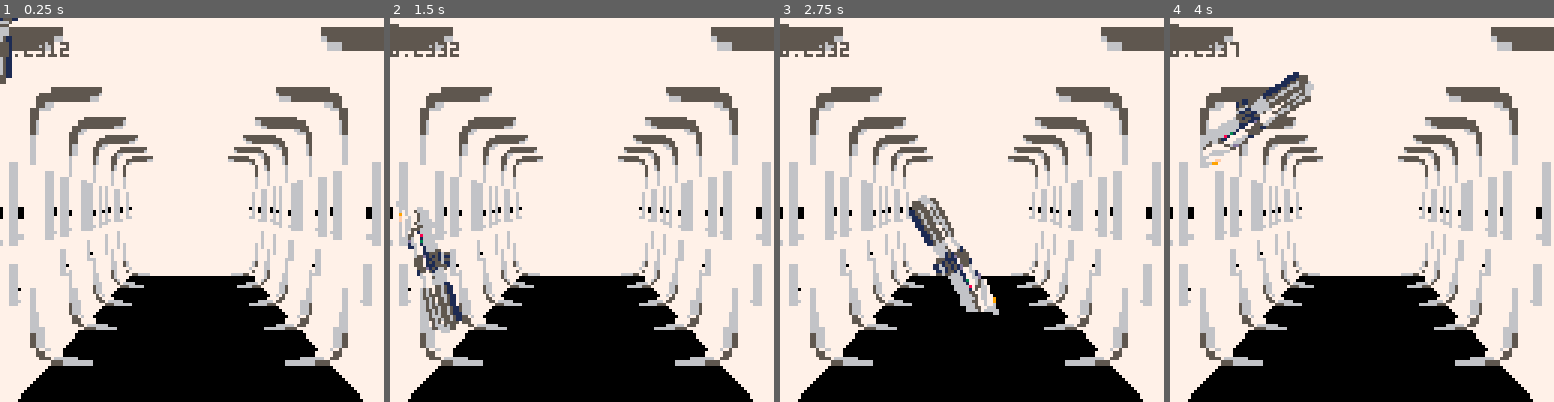
Above: before the commit, frames 1-4 (left to right).
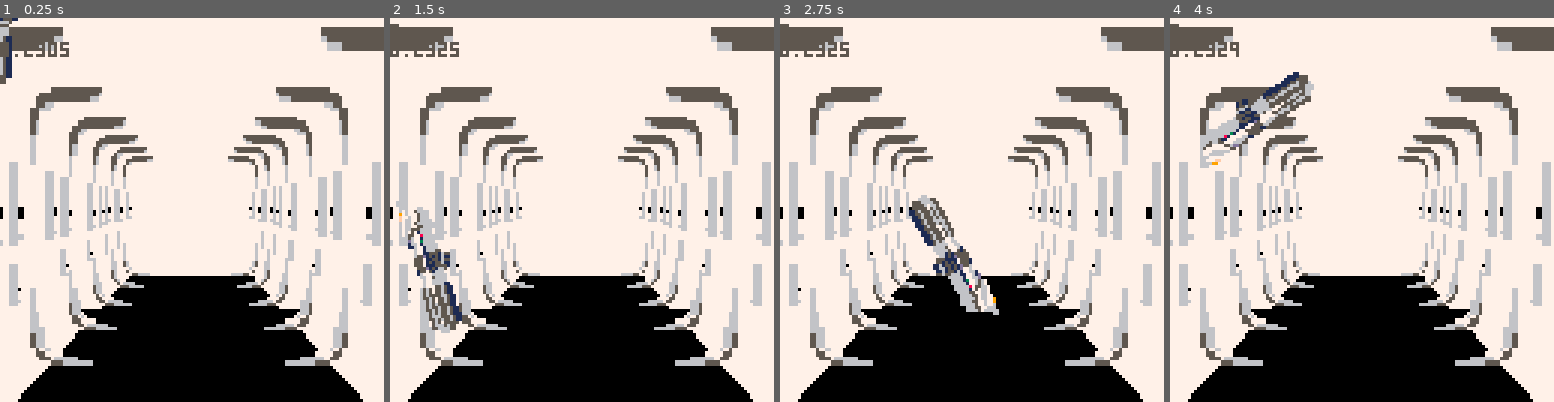
Above: after the commit, the same moments.

Repository: Chovin/Litghtsaber
Game: PICO-8 cartridge litghtsaber.p8
Two runs of this game, one before a commit and one after it. Both use one fixed random seed, a clock stepped at 60 frames per second and the inputs below.
Inputs (mouse positions are in pixels of both pictures, inside the frame that each line leads up to):
- Up to frame 1 (0.25 s): no input
- Up to frame 2 (1.5 s): tap X (X key) at 0.33, 1.07 s; click (670, 121) at 0.67 s; tap O (Z key) at 0.7 s; click (436, 267) at 1.22 s
- Up to frame 3 (2.75 s): hold Right 1.6-2.1 s; tap O (Z key) at 1.7, 2.1, 2.5 s; click (887, 114) at 1.77 s; tap X (X key) at 1.85 s; hold Up 2.15-2.42 s; click (952, 259) at 2.32 s; hold Right from 2.47 s (still down)
- Up to frame 4 (4 s): click (1404, 106) at 2.87 s; tap O (Z key) at 2.9, 3.3, 3.7 s; tap X (X key) at 2.97 s; release Right at 3.03 s; hold Left 3.08-3.58 s; click (1465, 256) at 3.42 s; hold Down 3.63-3.97 s; click (1231, 102) at 3.97 s

The runs differ from the first frame. In frame 1, 0.6% of the frame differs, in the area x 12-79%, y 6-79%; in frame 2, 0.6%; in frame 3, 0.6%; in frame 4, 0.6%.

Commit message:
corridors

Diff:
--- a/litghtsaber.p8
+++ b/litghtsaber.p8
@@ -149,6 +149,10 @@
   rectfill(sx-(y-(127-sy))*.9+11,y-1,
             127-(sx-(y-(127-sy))*.9+11),y-1,0)
  end
+ local corx1 = 24
+ local corx2 = 34
+ rectfill(corx1,100,corx2,97,0) -- left corridoor
+ rectfill(127-corx1,100,127-corx2,97,0) -- right corridoor
  pal(3,0)
  for z=0, 1.5, 1/(posts*3) do
   local px = (sx-64)/z + 64
@@ -183,25 +187,27 @@
          pxwr,pywr,
          true)
   else
-   sspr(43,0, --left
-         3,16,
-         px,-8/z + 64,
-         (px+3)/z - px/z,8/z - -8/z)
-   sspr(43,0, --left
-         3,16,
-         (127-px)-1,-8/z + 64,
-         ((127-px)+3)/z - (127-px)/z,8/z - -8/z,
-         true)
-   if z%(1/posts)>.5/posts then
+   if px < corx1 or px > 28 then
     sspr(43,0, --left
-      3,16,
-      px,10/z + 64,
-      (px+2.5)/z - px/z,18/z - 10/z)
-    local fr = z%(2/posts)>1/posts and 3 or 0
-    sspr(40+fr,0, --left
-      3,16,
-      (127-px)+1,10/z + 64,
-      ((127-px)-2)/z - (127-px)/z,18/z - 10/z)
+          3,16,
+          px,-8/z + 64,
+          (px+3)/z - px/z,8/z - -8/z)
+    sspr(43,0, --left
+          3,16,
+          (127-px)-1,-8/z + 64,
+          ((127-px)+3)/z - (127-px)/z,8/z - -8/z,
+          true)
+    if z%(1/posts)>.5/posts then
+     sspr(43,0, --left
+       3,16,
+       px,10/z + 64,
+       (px+2.5)/z - px/z,18/z - 10/z)
+     local fr = z%(2/posts)>1/posts and 3 or 0
+     sspr(40+fr,0, --left
+       3,16,
+       (127-px)+1,10/z + 64,
+       ((127-px)-2)/z - (127-px)/z,18/z - 10/z)
+    end
    end
   end
 
